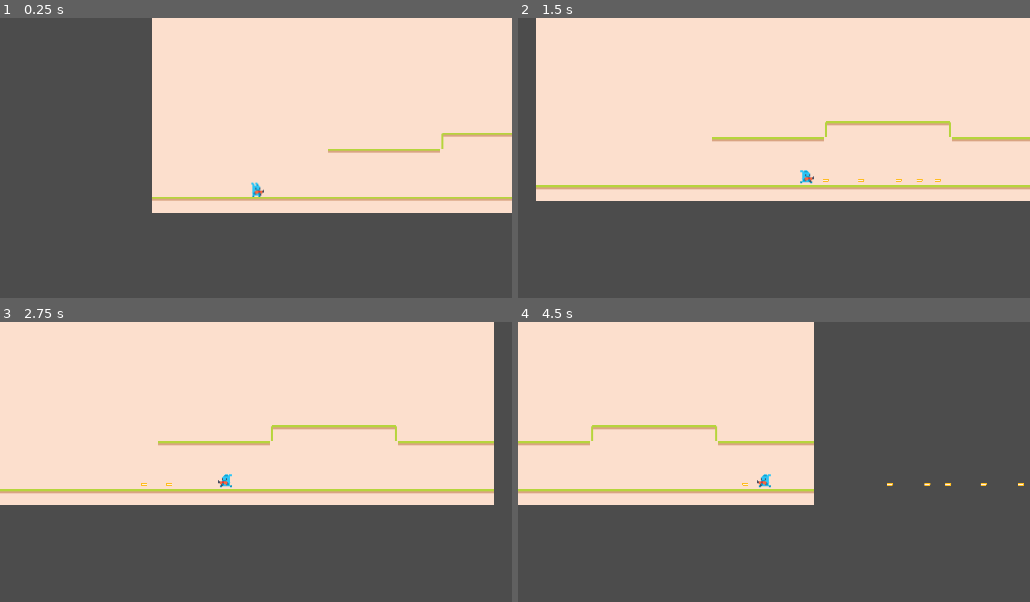
Above: before the commit, frames 1-4 (two rows, left to right).
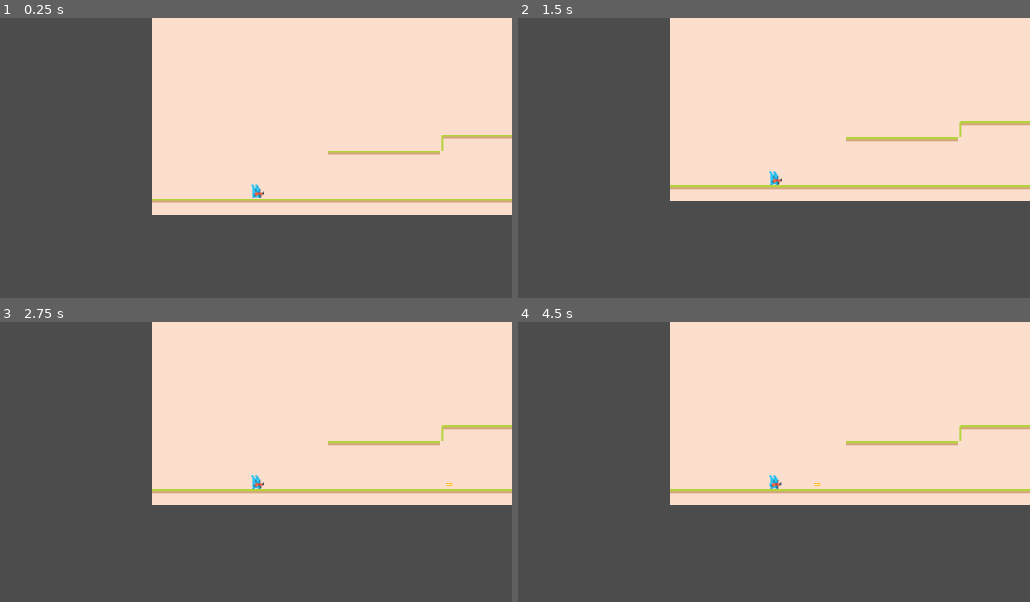
Above: after the commit, the same moments.

Repository: ephjos/plat
Game: Godot game, scene res://Game.tscn
Two runs of this game, one before a commit and one after it. Both use one fixed random seed, a clock stepped at 60 frames per second and the inputs below.
Inputs:
- Up to frame 1 (0.25 s): no input
- Up to frame 2 (1.5 s): tap Enter (ui_accept) at 0.5, 0.77, 0.8, 1.07, 1.35 s; hold Right (ui_right) from 0.53 s (still down); tap Space (attack, bound only after the commit) at 0.6 s
- Up to frame 3 (2.75 s): tap Enter (ui_accept) at 1.52, 1.82, 2.3 s; tap Space (attack, bound only after the commit) at 1.55, 2.1 s; release Right (ui_right) at 2.03 s; hold Left (ui_left) from 2.03 s (still down)
- Up to frame 4 (4.5 s): release Left (ui_left) at 2.78 s; hold Right (ui_right) 2.78-4.28 s; tap Space (attack, bound only after the commit) at 2.85, 4.35 s; tap Enter (ui_accept) at 3.02, 3.32, 3.6, 3.77, 4.07 s; hold Left (ui_left) from 4.28 s (still down)

The runs differ from the first frame. In frame 1, 2.9% of the frame differs, in the area x 29-100%, y 41-71%; in frame 2, 19%; in frame 3, 23%; in frame 4, 48%, in the area x 0-100%, y 0-66%.

Commit message:
Added particles to player movement

Diff:
--- /dev/null
+++ b/Animation/JumpParticles.tscn
@@ -0,0 +1,36 @@
+[gd_scene load_steps=6 format=2]
+
+[ext_resource path="res://assets/pixel-line-platformer/grass_particle.png" type="Texture" id=1]
+[ext_resource path="res://Animation/Particles.gd" type="Script" id=2]
+
+[sub_resource type="Curve" id=1]
+_data = [ Vector2( 0.020202, 0.710227 ), 0.0, 0.815094, 0, 0, Vector2( 0.29798, 0.892045 ), 0.0, 0.0, 0, 0, Vector2( 0.969697, 0.210227 ), 0.0, 0.0, 0, 0 ]
+
+[sub_resource type="CurveTexture" id=2]
+curve = SubResource( 1 )
+
+[sub_resource type="ParticlesMaterial" id=3]
+emission_shape = 1
+emission_sphere_radius = 1.0
+flag_disable_z = true
+direction = Vector3( 0, -1, 0 )
+spread = 40.0
+gravity = Vector3( 0, 0, 0 )
+initial_velocity = 100.0
+initial_velocity_random = 1.0
+angular_velocity = -80.0
+angular_velocity_random = 1.0
+orbit_velocity = 0.0
+orbit_velocity_random = 0.0
+scale = 0.5
+scale_curve = SubResource( 2 )
+
+[node name="JumpParticles" type="Particles2D"]
+emitting = false
+amount = 5
+lifetime = 0.25
+one_shot = true
+speed_scale = 2.0
+process_material = SubResource( 3 )
+texture = ExtResource( 1 )
+script = ExtResource( 2 )
--- /dev/null
+++ b/Animation/Particles.gd
@@ -0,0 +1,5 @@
+extends Particles2D
+
+func _ready():
+	yield(get_tree().create_timer(lifetime), "timeout")
+	queue_free()
--- /dev/null
+++ b/Animation/StepParticles.tscn
@@ -0,0 +1,36 @@
+[gd_scene load_steps=6 format=2]
+
+[ext_resource path="res://assets/pixel-line-platformer/grass_particle.png" type="Texture" id=1]
+[ext_resource path="res://Animation/Particles.gd" type="Script" id=2]
+
+[sub_resource type="Curve" id=1]
+_data = [ Vector2( 0.020202, 0.710227 ), 0.0, 0.815094, 0, 0, Vector2( 0.29798, 0.892045 ), 0.0, 0.0, 0, 0, Vector2( 0.969697, 0.210227 ), 0.0, 0.0, 0, 0 ]
+
+[sub_resource type="CurveTexture" id=2]
+curve = SubResource( 1 )
+
+[sub_resource type="ParticlesMaterial" id=3]
+emission_shape = 1
+emission_sphere_radius = 1.0
+flag_disable_z = true
+direction = Vector3( 0, -1, 0 )
+spread = 40.0
+gravity = Vector3( 0, 0, 0 )
+initial_velocity = 11.0
+initial_velocity_random = 1.0
+angular_velocity = -80.0
+angular_velocity_random = 1.0
+orbit_velocity = 0.0
+orbit_velocity_random = 0.0
+scale = 0.5
+scale_curve = SubResource( 2 )
+
+[node name="StepParticles" type="Particles2D"]
+emitting = false
+amount = 3
+one_shot = true
+speed_scale = 2.0
+visibility_rect = Rect2( -10, -10, 20, 20 )
+process_material = SubResource( 3 )
+texture = ExtResource( 1 )
+script = ExtResource( 2 )
--- a/Player/Player.gd
+++ b/Player/Player.gd
@@ -1,22 +1,29 @@
 extends KinematicBody2D
 
 const Bullet : PackedScene = preload("res://Bullet/Bullet.tscn")
+const StepParticles : PackedScene = preload("res://Animation/StepParticles.tscn")
+const JumpParticles : PackedScene = preload("res://Animation/JumpParticles.tscn")
 
-export (int) var move_speed = 175
-export (int) var jump_speed = -420
+export (int) var move_speed = 200
+export (int) var jump_speed = -350
 
-export (int) var gravity = 1500
+export (int) var gravity = 1000
 
+export (String) var idle_animation = "Idle"
+export (String) var walk_animation = "Walk"
 export (bool) var has_gun = true
-export (String) var idle_animation = "idle"
-export (String) var walk_animation = "walk"
+export (String) var shoot_animation = "Gun Shoot"
 
 var velocity = Vector2()
 var jumping = false
 var double_jumping = false
 var last_on_floor = 0
-var moving_right = true
 
+var moving_dir = 1
+var facing_right = true
+
+onready var animationPlayer = $AnimationPlayer
+onready var stepParticleCooldown = $StepParticleCooldown
 onready var shotCooldown = $ShotCooldown
 onready var muzzleFlash = $MuzzleFlash
 onready var muzzleFlashAnimation = $MuzzleFlash/AnimationPlayer
@@ -26,18 +33,20 @@
 
 func _physics_process(delta):
 	# Move left or right
-	velocity.x = (Input.get_action_strength("ui_right") - Input.get_action_strength("ui_left")) * move_speed
+	velocity.x = (Input.get_action_strength("move_right") - Input.get_action_strength("move_left")) * move_speed
 
 	# Time since last_on_floor
 	if is_on_floor():
 		last_on_floor = 0
+		velocity.y = 0
 	last_on_floor += delta
 
 	# Handle jump request
-	var jump = Input.is_action_just_pressed("ui_up")
+	var jump = Input.is_action_just_pressed("move_up")
 	if jump and last_on_floor < 0.1: # first jump must happen with coyote time
 		jumping = true
 		velocity.y = jump_speed
+		_play_jump_particles()
 	elif jump and !double_jumping: # double jump
 		double_jumping = true
 		velocity.y = jump_speed
@@ -45,14 +54,14 @@
 	# Apply gravity
 	velocity.y += gravity * delta
 
+	_update_state()
+	_animate()
+	_act()
+
 	# Allow jumping if on the ground
 	if (jumping or double_jumping) and is_on_floor():
 		jumping = false
 		double_jumping = false
-
-	_update_state()
-	_animate()
-	_act()
 
 	# Move, slide, and saved the resulting velocity
 	velocity = move_and_slide(velocity, Vector2(0, -1))
@@ -60,40 +69,69 @@
 # Ensure internal state is consistent before calculating physics
 func _update_state():
 	if has_gun:
-		idle_animation = "gun_idle"
-		walk_animation = "gun_walk"
+		idle_animation = "Gun Idle"
+		walk_animation = "Gun Walk"
 	else:
-		idle_animation = "idle"
-		walk_animation = "walk"
+		idle_animation = "Idle"
+		walk_animation = "Walk"
 
-	if velocity.x > 0:
-		moving_right = true
+	if velocity.x == 0:
+		moving_dir = 0
+	elif velocity.x > 0:
+		moving_dir = 1
 	elif velocity.x < 0:
-		moving_right = false
+		moving_dir = -1
+
+	if facing_right and moving_dir < 0:
+		_flip()
+	if !facing_right and moving_dir > 0:
+		_flip()
+
+func _flip():
+	facing_right = !facing_right
+	$Sprite.flip_h = !$Sprite.flip_h
 
 # Apply animations
 func _animate():
-	if velocity.x == 0:
+	if has_gun and Input.is_action_just_pressed("attack") and moving_dir == 0:
+		_play_animation(shoot_animation)
+	elif moving_dir == 0:
 		_play_animation(idle_animation)
-	elif moving_right:
-		$AnimatedSprite.flip_h = false
+	elif is_on_floor():
 		_play_animation(walk_animation)
-	elif !moving_right:
-		$AnimatedSprite.flip_h = true
-		_play_animation(walk_animation)
+		_play_particles()
+
+func _play_particles():
+	if !stepParticleCooldown.is_stopped():
+		return
+
+	var particles = StepParticles.instance()
+	particles.emitting = true
+	particles.global_position = Vector2(global_position.x, global_position.y + 8)
+	get_parent().add_child(particles)
+	stepParticleCooldown.start()
+
+func _play_jump_particles():
+	var particles = JumpParticles.instance()
+	particles.emitting = true
+	particles.global_position = Vector2(global_position.x, global_position.y + 8)
+	get_parent().add_child(particles)
 
 func _play_animation(name):
-	if $AnimatedSprite.animation != name:
-		$AnimatedSprite.animation = name
-		$AnimatedSprite.play()
+	if animationPlayer.is_playing() and animationPlayer.current_animation == name:
+		return
+	if animationPlayer.is_playing() and animationPlayer.current_animation == shoot_animation:
+		return
+	animationPlayer.play(name)
 
 func _act():
-	if has_gun and Input.is_action_just_pressed("ui_accept"):
+	if has_gun and Input.is_action_just_pressed("attack"):
 		if !shotCooldown.is_stopped():
 			return
+
 		var bullet = Bullet.instance()
 
-		if moving_right:
+		if facing_right:
 			bullet.transform = $GunRight.global_transform
 		else:
 			bullet.transform = $GunLeft.global_transform
--- a/Player/Player.tscn
+++ b/Player/Player.tscn
@@ -8,35 +8,7 @@
 [ext_resource path="res://assets/pixel-line-platformer/Tiles/tile_0040.png" type="Texture" id=6]
 [ext_resource path="res://assets/pixel-line-platformer/Tiles/tile_0043.png" type="Texture" id=7]
 
-[sub_resource type="SpriteFrames" id=1]
-animations = [ {
-"frames": [ ExtResource( 2 ) ],
-"loop": false,
-"name": "idle",
-"speed": 1.0
-}, {
-"frames": [ ExtResource( 2 ), ExtResource( 1 ) ],
-"loop": false,
-"name": "walk",
-"speed": 10.0
-}, {
-"frames": [ ExtResource( 6 ), ExtResource( 5 ) ],
-"loop": false,
-"name": "gun_walk",
-"speed": 10.0
-}, {
-"frames": [ ExtResource( 6 ) ],
-"loop": false,
-"name": "gun_idle",
-"speed": 1.0
-}, {
-"frames": [ ExtResource( 6 ), ExtResource( 4 ), ExtResource( 6 ) ],
-"loop": false,
-"name": "gun_shoot",
-"speed": 30.0
-} ]
-
-[sub_resource type="Animation" id=3]
+[sub_resource type="Animation" id=1]
 resource_name = "Flash"
 length = 0.1
 step = 0.01
@@ -68,16 +40,96 @@
 [sub_resource type="RectangleShape2D" id=2]
 extents = Vector2( 7, 7 )
 
+[sub_resource type="Animation" id=3]
+resource_name = "Gun Idle"
+tracks/0/type = "value"
+tracks/0/path = NodePath("Sprite:texture")
+tracks/0/interp = 1
+tracks/0/loop_wrap = true
+tracks/0/imported = false
+tracks/0/enabled = true
+tracks/0/keys = {
+"times": PoolRealArray( 0 ),
+"transitions": PoolRealArray( 1 ),
+"update": 1,
+"values": [ ExtResource( 6 ) ]
+}
+
+[sub_resource type="Animation" id=4]
+resource_name = "Gun Shoot"
+length = 0.2
+tracks/0/type = "value"
+tracks/0/path = NodePath("Sprite:texture")
+tracks/0/interp = 1
+tracks/0/loop_wrap = true
+tracks/0/imported = false
+tracks/0/enabled = true
+tracks/0/keys = {
+"times": PoolRealArray( 0, 0.1, 0.2 ),
+"transitions": PoolRealArray( 1, 1, 1 ),
+"update": 1,
+"values": [ ExtResource( 6 ), ExtResource( 4 ), ExtResource( 6 ) ]
+}
+
+[sub_resource type="Animation" id=5]
+resource_name = "Gun Walk"
+length = 0.2
+loop = true
+tracks/0/type = "value"
+tracks/0/path = NodePath("Sprite:texture")
+tracks/0/interp = 1
+tracks/0/loop_wrap = true
+tracks/0/imported = false
+tracks/0/enabled = true
+tracks/0/keys = {
+"times": PoolRealArray( 0, 0.001, 0.1, 0.2 ),
+"transitions": PoolRealArray( 1, 1, 1, 1 ),
+"update": 1,
+"values": [ ExtResource( 6 ), ExtResource( 6 ), ExtResource( 5 ), ExtResource( 6 ) ]
+}
+
+[sub_resource type="Animation" id=6]
+resource_name = "Idle"
+tracks/0/type = "value"
+tracks/0/path = NodePath("Sprite:texture")
+tracks/0/interp = 1
+tracks/0/loop_wrap = true
+tracks/0/imported = false
+tracks/0/enabled = true
+tracks/0/keys = {
+"times": PoolRealArray( 0 ),
+"transitions": PoolRealArray( 1 ),
+"update": 1,
+"values": [ ExtResource( 2 ) ]
+}
+
+[sub_resource type="Animation" id=7]
+resource_name = "Walk"
+length = 0.2
+loop = true
+tracks/0/type = "value"
+tracks/0/path = NodePath("Sprite:texture")
+tracks/0/interp = 1
+tracks/0/loop_wrap = true
+tracks/0/imported = false
+tracks/0/enabled = true
+tracks/0/keys = {
+"times": PoolRealArray( 0, 0.1, 0.2 ),
+"transitions": PoolRealArray( 1, 1, 1 ),
+"update": 1,
+"values": [ ExtResource( 2 ), ExtResource( 1 ), ExtResource( 2 ) ]
+}
+
 [node name="Player" type="KinematicBody2D"]
 script = ExtResource( 3 )
 
-[node name="ShotCooldown" type="Timer" parent="."]
-wait_time = 0.05
+[node name="StepParticleCooldown" type="Timer" parent="."]
+wait_time = 0.1
 one_shot = true
 
-[node name="AnimatedSprite" type="AnimatedSprite" parent="."]
-frames = SubResource( 1 )
-animation = "gun_shoot"
+[node name="ShotCooldown" type="Timer" parent="."]
+wait_time = 0.1
+one_shot = true
 
 [node name="MuzzleFlash" type="Sprite" parent="."]
 visible = false
@@ -99,3 +151,13 @@
 [node name="GunLeft" type="Position2D" parent="."]
 position = Vector2( -8, 3 )
 rotation = 3.14159
+
+[node name="Sprite" type="Sprite" parent="."]
+texture = ExtResource( 6 )
+
+[node name="AnimationPlayer" type="AnimationPlayer" parent="."]
+"anims/Gun Idle" = SubResource( 3 )
+"anims/Gun Shoot" = SubResource( 4 )
+"anims/Gun Walk" = SubResource( 5 )
+anims/Idle = SubResource( 6 )
+anims/Walk = SubResource( 7 )
--- a/project.godot
+++ b/project.godot
@@ -52,6 +52,31 @@
 , Object(InputEventKey,"resource_local_to_scene":false,"resource_name":"","device":0,"alt":false,"shift":false,"control":false,"meta":false,"command":false,"pressed":false,"scancode":83,"unicode":0,"echo":false,"script":null)
  ]
 }
+move_left={
+"deadzone": 0.5,
+"events": [ Object(InputEventKey,"resource_local_to_scene":false,"resource_name":"","device":0,"alt":false,"shift":false,"control":false,"meta":false,"command":false,"pressed":false,"scancode":65,"unicode":0,"echo":false,"script":null)
+ ]
+}
+move_up={
+"deadzone": 0.5,
+"events": [ Object(InputEventKey,"resource_local_to_scene":false,"resource_name":"","device":0,"alt":false,"shift":false,"control":false,"meta":false,"command":false,"pressed":false,"scancode":87,"unicode":0,"echo":false,"script":null)
+ ]
+}
+move_right={
+"deadzone": 0.5,
+"events": [ Object(InputEventKey,"resource_local_to_scene":false,"resource_name":"","device":0,"alt":false,"shift":false,"control":false,"meta":false,"command":false,"pressed":false,"scancode":68,"unicode":0,"echo":false,"script":null)
+ ]
+}
+move_down={
+"deadzone": 0.5,
+"events": [ Object(InputEventKey,"resource_local_to_scene":false,"resource_name":"","device":0,"alt":false,"shift":false,"control":false,"meta":false,"command":false,"pressed":false,"scancode":83,"unicode":0,"echo":false,"script":null)
+ ]
+}
+attack={
+"deadzone": 0.5,
+"events": [ Object(InputEventKey,"resource_local_to_scene":false,"resource_name":"","device":0,"alt":false,"shift":false,"control":false,"meta":false,"command":false,"pressed":false,"scancode":32,"unicode":0,"echo":false,"script":null)
+ ]
+}
 
 [physics]
 
@@ -59,7 +84,6 @@
 
 [rendering]
 
-quality/driver/driver_name="GLES2"
 vram_compression/import_etc=true
 vram_compression/import_etc2=false
 environment/default_environment="res://default_env.tres"
Not shown: 2 places in Player/Player.tscn that only renumber resources
Binary file added: assets/pixel-line-platformer/grass_particle.png
Not shown, added: assets/pixel-line-platformer/grass_particle.png.import
